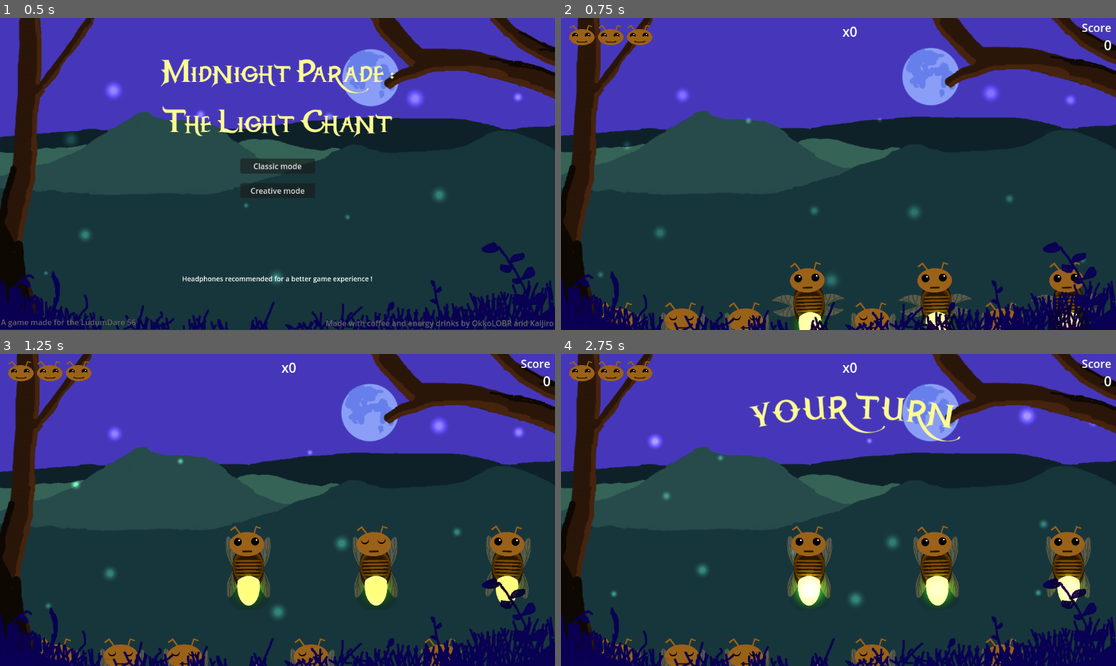
Above: before the commit, frames 1-4 (two rows, left to right).
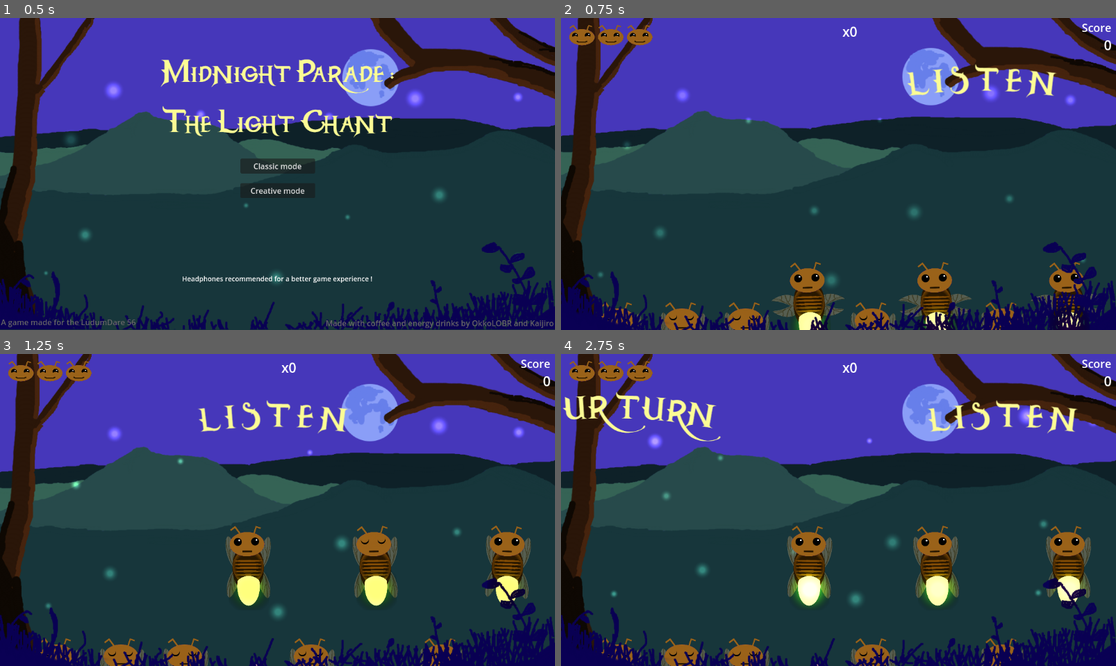
Above: after the commit, the same moments.

Repository: Kaijiro/ld56
Game: Godot game, scene res://scenes/menu.tscn
Two runs of this game, one before a commit and one after it. Both use one fixed random seed, a clock stepped at 60 frames per second and the inputs below. Sound files missing from this copy of the repository are replaced by a short silence.
Inputs (mouse positions are in pixels of both pictures, inside the frame that each line leads up to):
- Up to frame 1 (0.5 s): no input
- Up to frame 2 (0.75 s): click "Classic mode" at 0.5 s
- Up to frame 3 (1.25 s): no input
- Up to frame 4 (2.75 s): move the mouse to (810, 569) at 1.27 s; click (810, 569) at 1.35 s; move the mouse to (938, 569) at 2.02 s; click (938, 569) at 2.1 s

Frame 1 is identical in both runs. In frame 2, 0.7% of the frame differs, in the area x 62-90%, y 14-26%; in frame 3, 0.8%; in frame 4, 3.1%, in the area x 0-94%, y 12-29%.

Commit message:
Polish turn labels to make them less bulky

Diff:
--- a/scenes/ld_56.tscn
+++ b/scenes/ld_56.tscn
@@ -184,21 +184,20 @@
 expand_mode = 1
 
 [node name="Listen" type="Sprite2D" parent="UI"]
-visible = false
-z_index = 5
-position = Vector2(588, 112.5)
+z_index = 5
+position = Vector2(1350, 131)
 texture = ExtResource("16_x6obg")
 
 [node name="PlayerTurn" type="Sprite2D" parent="UI"]
-visible = false
-z_index = 5
-position = Vector2(609, 131.5)
+z_index = 5
+position = Vector2(-250, 131.5)
 texture = ExtResource("17_ersqf")
 
 [node name="Perfect" type="Sprite2D" parent="UI"]
 visible = false
 z_index = 5
-position = Vector2(609, 131.5)
+position = Vector2(413, 35)
+scale = Vector2(0.676152, 0.65625)
 texture = ExtResource("18_dk3w0")
 
 [node name="ComboLabel" type="Label" parent="UI"]
--- a/scripts/sequencer.gd
+++ b/scripts/sequencer.gd
@@ -22,16 +22,11 @@
 @export var difficulties_points: Array[int] = [2,3,5,10]
 @export var difficulties_max: Array[int] = [3,5,7,666]
 
-
 # Some UI
-@onready var ui_listen: Sprite2D = $UI/Listen
-@onready var ui_player_turn: Sprite2D = $UI/PlayerTurn
 @onready var ld_logo: Sprite2D = $LdLogo
 
 # Called when the node enters the scene tree for the first time.
 func _ready() -> void:
-    self.ui_listen.visible = false
-    self.ui_player_turn.visible = false
     self.point = difficulties_points[self.current_difficulty]
     for node in self.get_children():
         if node is Firefly:
@@ -51,7 +46,6 @@
     GameSignals.emit_signal("FirefliesTurn")
 
 func call_sequence() -> void:
-    self.ui_player_turn.visible = false
 
     if self.is_lasttry_error:
         self.is_lasttry_error = false
@@ -61,7 +55,6 @@
     await self.play_sequence()
 
     GameSignals.emit_signal("PlayerTurn")
-    self.ui_player_turn.visible = true
 
 func add_note() -> void:
     var tmp_selection = self.fireflies.filter(func(node): return node.is_awake).pick_random()
@@ -74,16 +67,11 @@
     self.sequence.append(tmp_selection)
 
 func play_sequence() -> void:
-    self.ui_listen.visible = true
-
     for node in self.sequence:
         await node.sing()
         await get_tree().create_timer(.3).timeout
 
-    self.ui_listen.visible = false
-
 func sequence_success() -> void:
-    self.ui_player_turn.visible = false
     self.sequence_index = 0
     self.score += self.point
     GameSignals.emit_signal("ScoreChange", self.score)
@@ -103,7 +91,6 @@
 func sequence_failure() -> void:
     self.current_bonus_value = 0
     self.is_perfect = false
-    self.ui_player_turn.visible = false
     var tweener = get_tree().create_tween()
     tweener.set_ease(Tween.EASE_OUT)
     tweener.tween_property(self.ld_logo,"position",Vector2(self.ld_logo.position.x,610),0.8).set_trans(Tween.TRANS_SPRING)
@@ -123,7 +110,6 @@
 # TODO Placeholder, probably won't make it to final build
 func game_over() -> void:
     GameSignals.emit_signal("BlockInputs")
-    self.ui_player_turn.visible = false
 
 func handle_player_play(id: int, played_sequence_index: int) -> void:
     if self.sequence[played_sequence_index].id == id:
--- a/scripts/ui_manager.gd
+++ b/scripts/ui_manager.gd
@@ -5,6 +5,8 @@
 @onready var end_screen: ColorRect = $EndScreen
 @onready var combo_label: Label = $ComboLabel
 @onready var perfect_sprite: Sprite2D = $Perfect
+@onready var listen_sprite: Sprite2D = $Listen
+@onready var player_turn_sprite: Sprite2D = $PlayerTurn
 
 @export var unhappy_face: Texture
 @export var happy_face: Texture
@@ -20,6 +22,8 @@
     GameSignals.PlayerEnteredRightSequence.connect(self._on_player_entered_right_sequence)
     GameSignals.PlayerEnteredWrongSequence.connect(self._on_player_entered_wrong_sequence)
     GameSignals.SequenceIsPerfect.connect(self._on_sequence_is_perfect)
+    GameSignals.FirefliesTurn.connect(self._on_fireflies_turn)
+    GameSignals.PlayerTurn.connect(self._on_player_turn)
 
 func _on_score_changed(new_score: int) -> void:
     score_value.text = str(new_score)
@@ -35,7 +39,8 @@
     (life_texture as TextureRect).self_modulate = Color(1, 1, 1)
 
 func _on_game_over() -> void:
-    end_screen.visible = true
+    self.player_turn_sprite.visible = false
+    self.end_screen.visible = true
 
 func _on_play_again_button_pressed() -> void:
     get_tree().reload_current_scene()
@@ -52,16 +57,31 @@
     self.combo_label.text = "x0"
 
 func _on_sequence_is_perfect() -> void:
-    var original_global_position = perfect_sprite.global_position
+    var original_global_position = self.perfect_sprite.global_position
 
-    perfect_sprite.visible = true
+    self.perfect_sprite.visible = true
+    await get_tree().create_timer(.4).timeout
     var tween = get_tree().create_tween().set_parallel(true)
-    tween.tween_property(perfect_sprite, "global_position", combo_label.global_position, .4)
-    tween.tween_property(perfect_sprite, "scale", Vector2(.2, .2), .5)
-    tween.tween_property(perfect_sprite, "modulate", Color(1, 1, 1, 0), .5)
+    tween.tween_property(self.perfect_sprite, "global_position", self.combo_label.global_position, .4)
+    tween.tween_property(self.perfect_sprite, "scale", Vector2(.2, .2), .5)
+    tween.tween_property(self.perfect_sprite, "modulate", Color(1, 1, 1, 0), .5)
     tween.tween_callback(func():
-        perfect_sprite.visible = false
-        perfect_sprite.global_position = original_global_position
-        perfect_sprite.scale = Vector2(1, 1)
-        perfect_sprite.modulate = Color(1, 1, 1 ,1)
+        self.perfect_sprite.visible = false
+        self.perfect_sprite.global_position = original_global_position
+        self.perfect_sprite.scale = Vector2(1, 1)
+        self.perfect_sprite.modulate = Color(1, 1, 1 ,1)
     ).set_delay(.7)
+
+func _on_player_turn() -> void:
+    var original_global_position = self.player_turn_sprite.global_position
+
+    var tween = get_tree().create_tween().set_parallel(true)
+    tween.tween_property(self.listen_sprite, "global_position", Vector2(1350, 131), 0.3)
+    tween.tween_property(self.player_turn_sprite, "global_position", Vector2(563, 131), 0.3)
+
+func _on_fireflies_turn() -> void:
+    var original_global_position = self.listen_sprite.global_position
+
+    var tween = get_tree().create_tween().set_parallel(true)
+    tween.tween_property(self.player_turn_sprite, "global_position", Vector2(-250, 131), 0.3)
+    tween.tween_property(self.listen_sprite, "global_position", Vector2(563, 131), 0.3)
Not shown: 1 places in scenes/ld_56.tscn that only renumber resources
